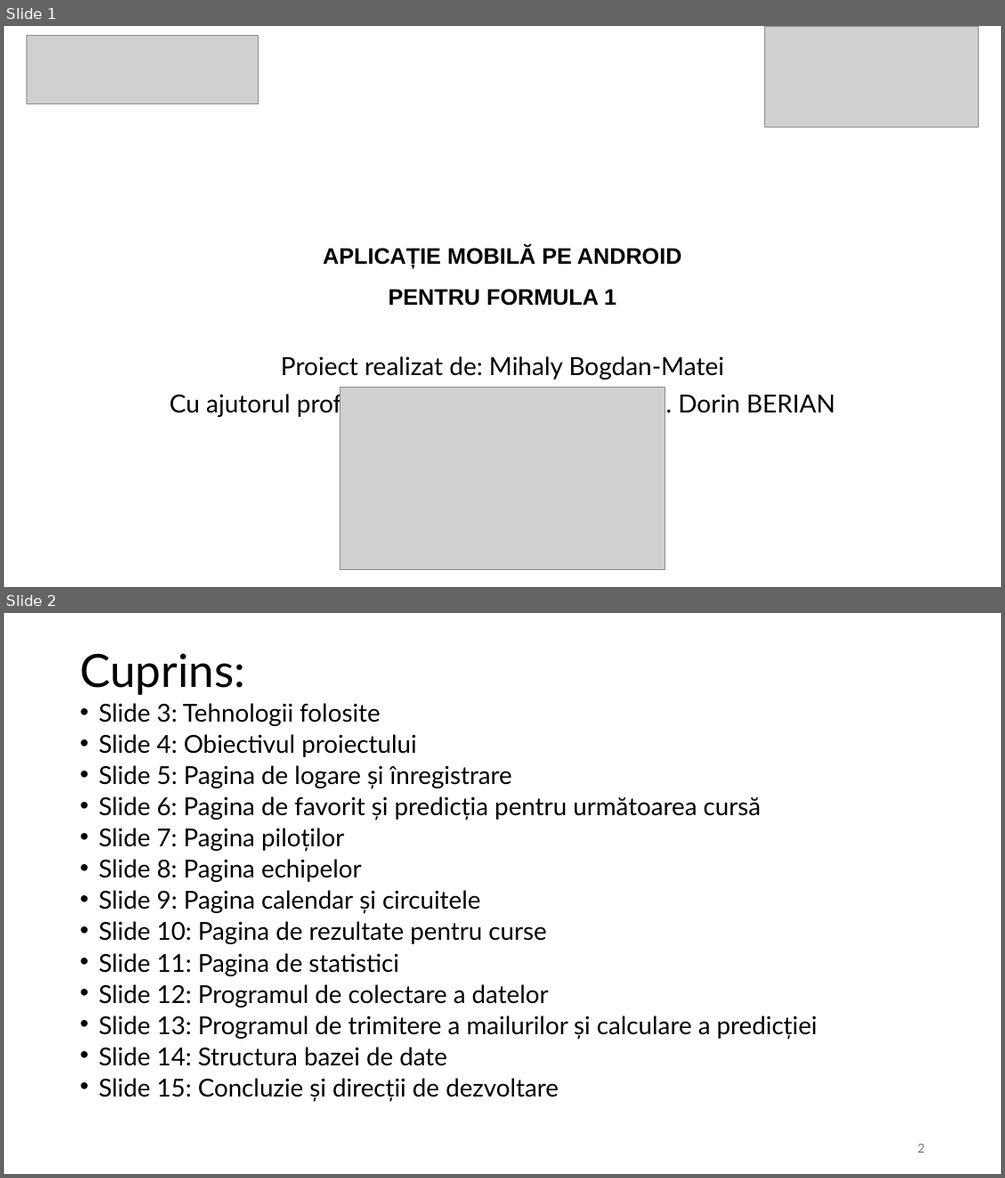
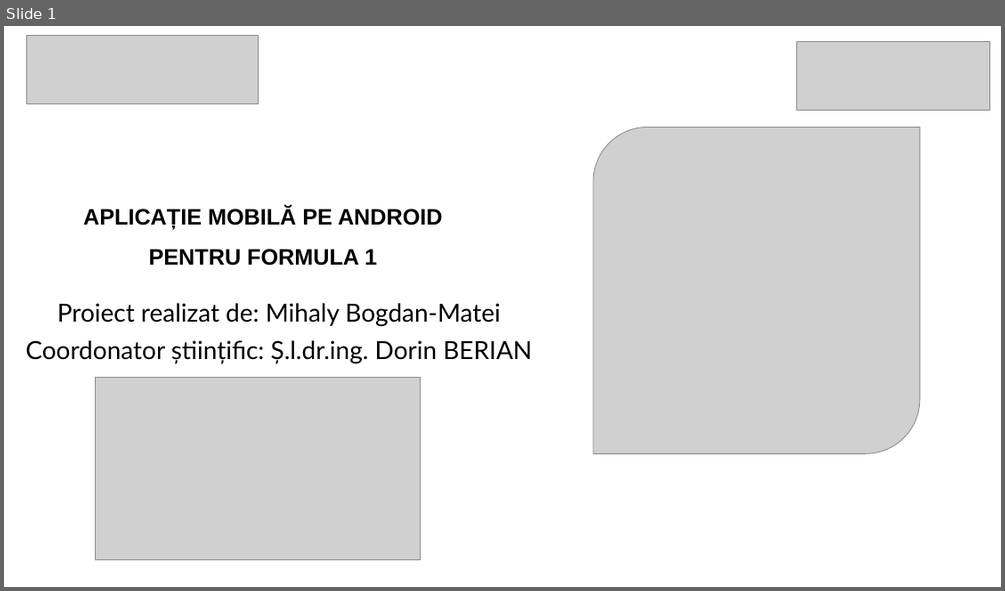
Before and after one commit to Patey0911/Licenta, a slide deck: Mihaly_Bogdan-Matei.pptx. Shown one above the other, each under a label of ours: slides 1 and 2 before the commit, slide 1 after it. The pictures are 1005x1178 and 1005x591 pixels, drawn with LibreOffice and Linux fonts; fonts in the diff are those of the drawing; grey boxes stand for pictures. Boxes give left, top, right and bottom in pixels: in the first picture for what was removed or moved away, otherwise in the second. Text is boxed around its words. In the diff, an @@ line names an element or a change of style, - is before the commit and + after.

```diff
--- a/Mihaly_Bogdan-Matei.pptx
+++ b/Mihaly_Bogdan-Matei.pptx
@@ slide 2 removed at (4,613,1001,1174), background #FFFFFF @@
@@ title removed at (80,653,245,695) @@
-Cuprins:
@@ text removed at (98,703,817,1101) @@
-• Slide 3: Tehnologii folosite
-• Slide 4: Obiectivul proiectului
-• Slide 5: Pagina de logare și înregistrare
-• Slide 6: Pagina de favorit și predicția pentru următoarea cursă
-• Slide 7: Pagina piloților
-• Slide 8: Pagina echipelor
-• Slide 9: Pagina calendar și circuitele
-• Slide 10: Pagina de rezultate pentru curse
-• Slide 11: Pagina de statistici
-• Slide 12: Programul de colectare a datelor
-• Slide 13: Programul de trimitere a mailurilor și calculare a predicției
-• Slide 14: Structura bazei de date
-• Slide 15: Concluzie și direcții de dezvoltare
@@ page number removed at (917,1143,924,1152) @@
-2
@@ slide 1 changed as well @@
@@ picture: place and size @@
-picture at (765,26,979,127)
+picture at (797,42,990,110)
@@ picture added at (593,127,920,454) @@
@@ title "APLICAȚIE MOBILĂ PE ANDROID PENTRU ...": place and size @@
-title "APLICAȚIE MOBILĂ PE ANDROID PENTRU ..." at (323,246,682,305)
+title "APLICAȚIE MOBILĂ PE ANDROID PENTRU ..." at (83,206,443,265)
@@ subtitle "Proiect realizat de: Mihaly Bogdan-Matei": place and size @@
-subtitle "Proiect realizat de: Mihaly Bogdan-Matei" at (170,356,835,417)
+subtitle "Proiect realizat de: Mihaly Bogdan-Matei" at (25,303,532,364)
@@ subtitle at (25,340,532,364): text changed @@
-Cu ajutorul profesorului coordinator: Ș.l.dr.ing. Dorin BERIAN
+Coordonator științific: Ș.l.dr.ing. Dorin BERIAN
@@ picture: place and size @@
-picture at (340,387,665,570)
+picture at (96,377,421,559)
```
Also in this commit, not shown: 3 other slides changed, 5 slides added, 11 other slides removed, 7 other files.
